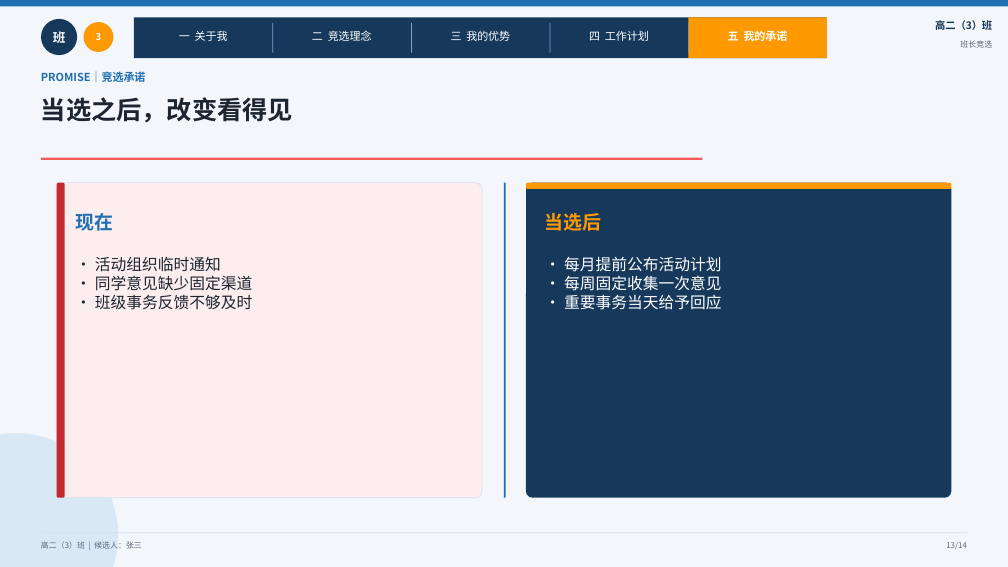
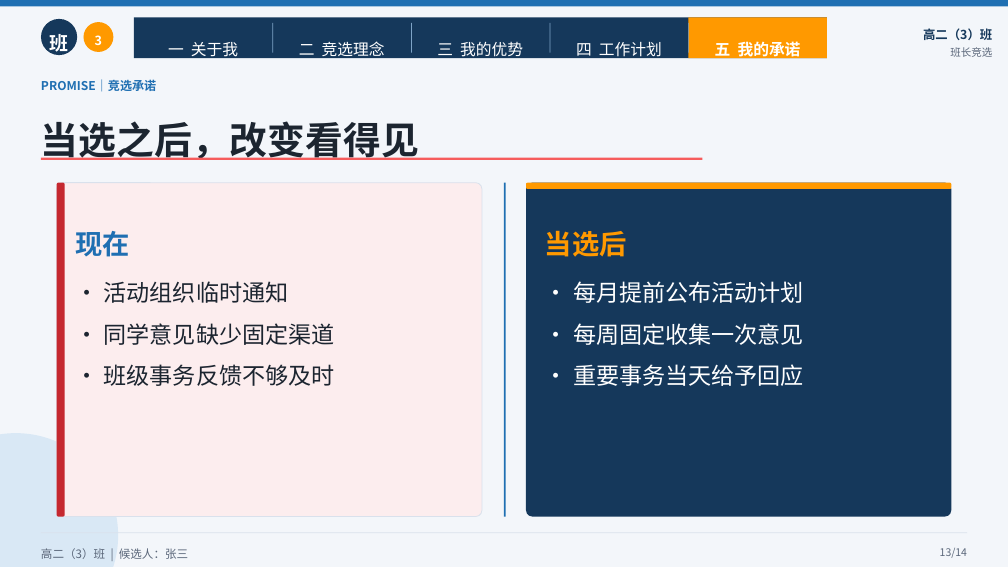
Before and after one commit to NEMU-CAN/Codex-PPT, a slide deck: slide 13 of dist/class-monitor-academic.pptx. Drawn at 1008x567 pixels with LibreOffice and Linux fonts; fonts in the diff are those of the drawing. Boxes give left, top, right and bottom in pixels: in the first picture for what was removed or moved away, otherwise in the second. Text is boxed around its words. In the diff, an @@ line names an element or a change of style, - is before the commit and + after.

```diff
--- a/dist/class-monitor-academic.pptx
+++ b/dist/class-monitor-academic.pptx
@@ text "班" at [50, 34, 69, 55]: size 12 to 18 pt; line spacing 1 to 1.5 @@
@@ text "3" at [95, 35, 102, 45]: size 9 to 12 pt; line spacing 1 to 1.5 @@
@@ text "高二（3）班" at [923, 28, 992, 40]: size 9.8 to 11.8 pt; line spacing 1 to 1.5 @@
@@ size 10.5 to 15 pt; line spacing 1 to 1.5 in 5 elements at [168, 42, 238, 60], [299, 41, 385, 60], [437, 42, 523, 60], [576, 41, 662, 60], [715, 39, 801, 60] @@
@@ text "班长竞选" at [950, 47, 992, 57]: size 7.5 to 10 pt; line spacing 1 to 1.5 @@
@@ text "PROMISE｜竞选承诺" at [41, 79, 156, 92]: size 10.5 to 11.5 pt; line spacing 1 to 1.5 @@
@@ text "当选之后，改变看得见" at [41, 121, 419, 160]: size 24 to 36 pt; line spacing 1 to 1.5 @@
@@ rounded rectangle: place and size @@
-rounded rectangle at [57, 183, 482, 498]
+rounded rectangle at [57, 183, 482, 517]
@@ rounded rectangle at [57, 183, 482, 517]: proportions changed @@
@@ rounded rectangle: place and size @@
-rounded rectangle at [57, 183, 64, 498]
+rounded rectangle at [57, 183, 64, 517]
@@ rectangle: place and size @@
-rectangle at [504, 183, 506, 498]
+rectangle at [504, 183, 506, 517]
@@ rounded rectangle at [526, 183, 951, 517]: proportions changed @@
@@ rounded rectangle: place and size @@
-rounded rectangle at [526, 183, 951, 498]
+rounded rectangle at [526, 183, 951, 517]
@@ text "现在" at [76, 231, 131, 257]: size 18 to 26 pt; line spacing 1 to 1.5 @@
@@ text "当选后" at [545, 230, 627, 257]: size 18 to 26 pt; line spacing 1 to 1.5 @@
@@ text "• 活动组织临时通知": place and size @@
-text "• 活动组织临时通知" at [95, 256, 252, 310]
+text "• 活动组织临时通知" at [104, 281, 335, 386]
@@ text "• 活动组织临时通知" at [104, 281, 335, 386]: size 15 to 22 pt; line spacing 1 to 1.5 @@
@@ text "• 每月提前公布活动计划" at [573, 281, 804, 386]: size 15 to 22 pt; line spacing 1 to 1.5 @@
@@ text "• 每月提前公布活动计划": place and size @@
-text "• 每月提前公布活动计划" at [564, 256, 721, 310]
+text "• 每月提前公布活动计划" at [573, 281, 804, 386]
@@ text "高二（3）班 | 候选人：张三" at [41, 548, 188, 559]: size 7.5 to 11 pt; line spacing 1 to 1.5 @@
@@ text "13/14" at [940, 548, 967, 558]: size 7.5 to 10 pt; line spacing 1 to 1.5 @@
```
Also in this commit, not shown: 13 other slides changed, 2 other files.
